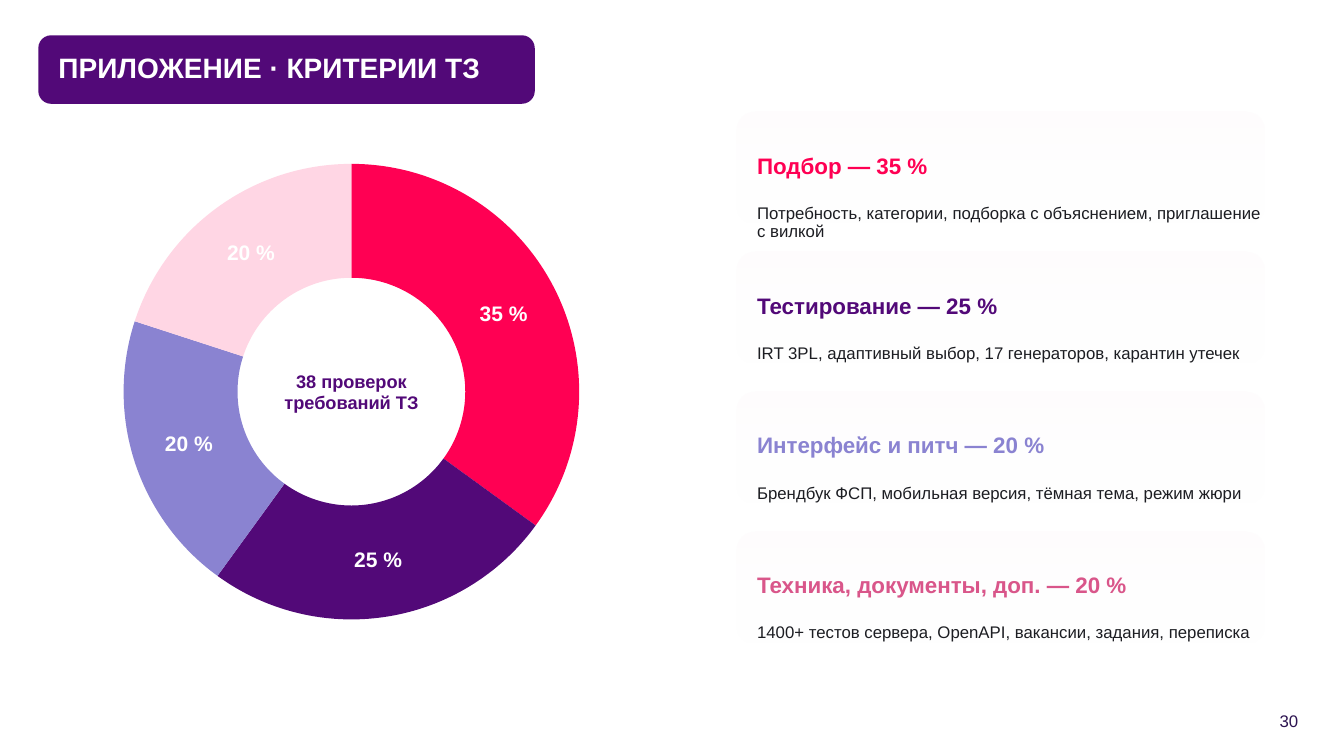
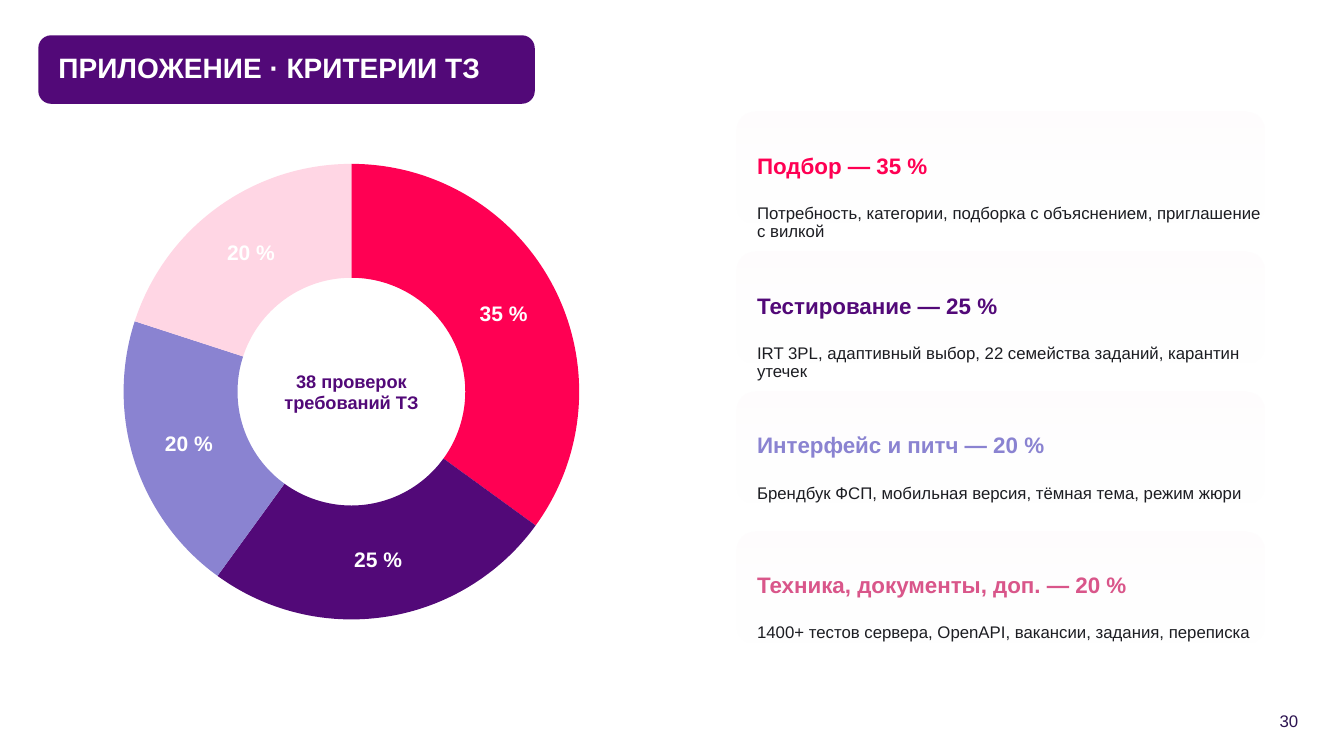
Before and after one commit to KonkovDV/fsp-talent, a slide deck: slide 30 of submission/03-presentation/FSP_Talent_presentation.pptx. Drawn at 1344x756 pixels with LibreOffice and Linux fonts; fonts in the diff are those of the drawing; background and template pictures are left out. Boxes give left, top, right and bottom in pixels: in the first picture for what was removed or moved away, otherwise in the second. Text is boxed around its words. In the diff, an @@ line names an element or a change of style, - is before the commit and + after.

```diff
--- a/submission/03-presentation/FSP_Talent_presentation.pptx
+++ b/submission/03-presentation/FSP_Talent_presentation.pptx
@@ text at <box>757,346,1239,381</box>: text changed @@
-IRT 3PL, адаптивный выбор, 17 генераторов, карантин утечек
+IRT 3PL, адаптивный выбор, 22 семейства заданий, карантин утечек
```
Also in this commit, not shown: 23 other slides changed, 1 other file.
